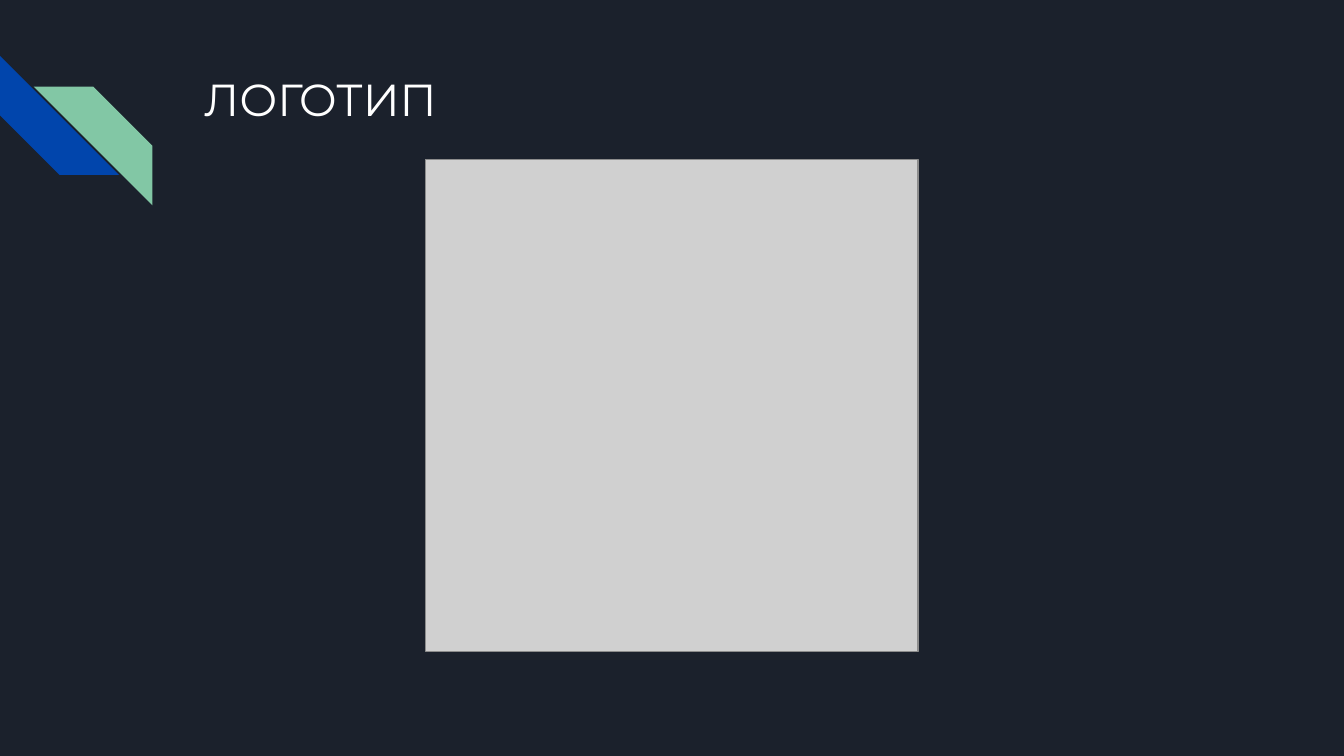
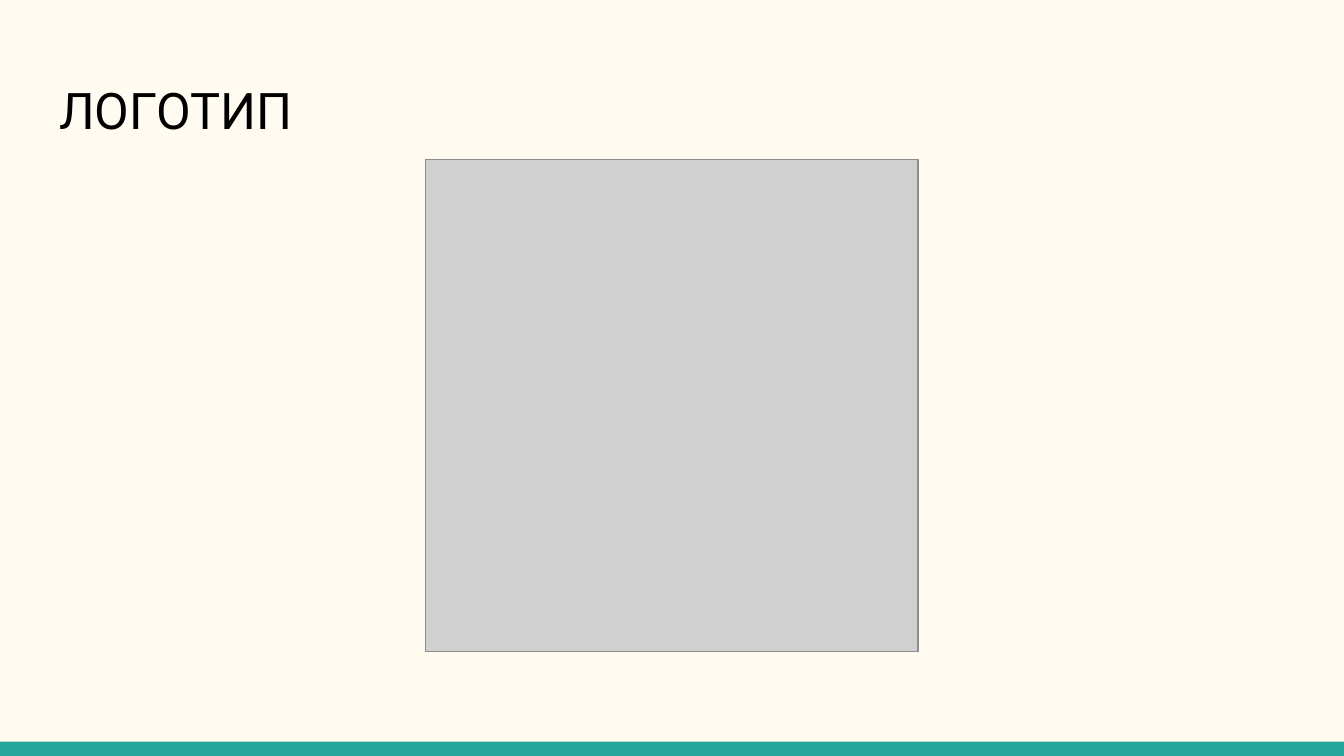
Before and after one commit to MakinFantasy/ww, a slide deck: slide 4 of 1. Логотип компании.pptx. Drawn at 1344x756 pixels with LibreOffice and Linux fonts; fonts in the diff are those of the drawing; grey boxes stand for pictures. Boxes give left, top, right and bottom in pixels: in the first picture for what was removed or moved away, otherwise in the second. Text is boxed around its words. In the diff, an @@ line names an element or a change of style, - is before the commit and + after.

```diff
--- a/1. Логотип компании.pptx
+++ b/1. Логотип компании.pptx
@@ background #1B212C to #FFFBF0 @@
@@ diag stripe removed at box(0, 56, 118, 175) @@
@@ diag stripe removed at box(34, 86, 152, 204) @@
@@ title "ЛОГОТИП": place and size @@
-title "ЛОГОТИП" at box(204, 84, 437, 117)
+title "ЛОГОТИП" at box(59, 92, 292, 130)
@@ title "ЛОГОТИП" at box(59, 92, 292, 130): size 24 to 27 pt, font Montserrat to Roboto, text colour #FFFFFF to #000000 @@
@@ rectangle added at box(0, 742, 1344, 756), fill #26A69A @@
```
Also in this commit, not shown: 3 other slides changed, 1 other file.
